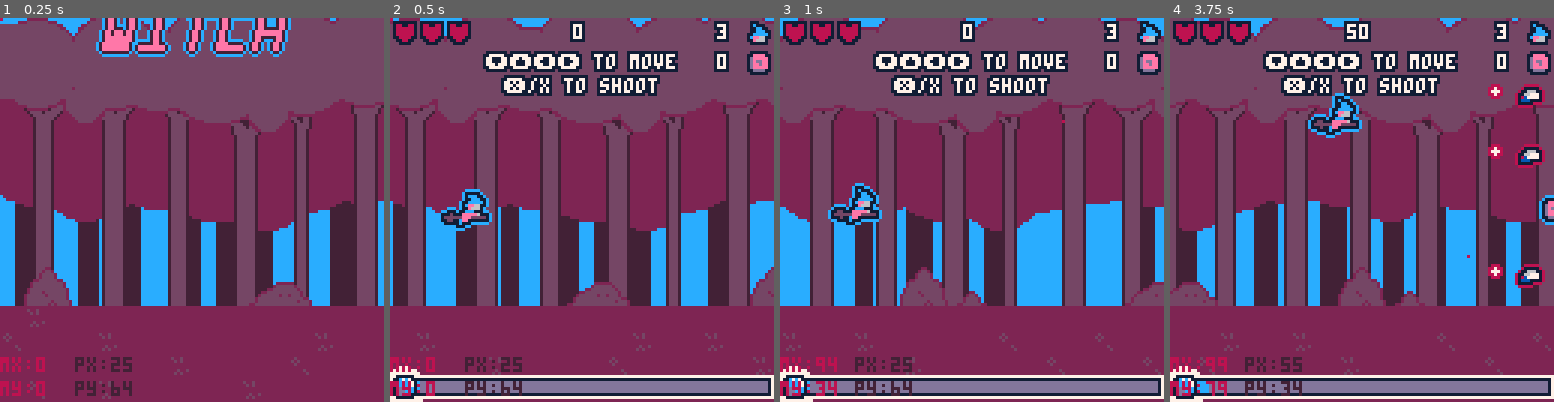
Above: before the commit, frames 1-4 (left to right).
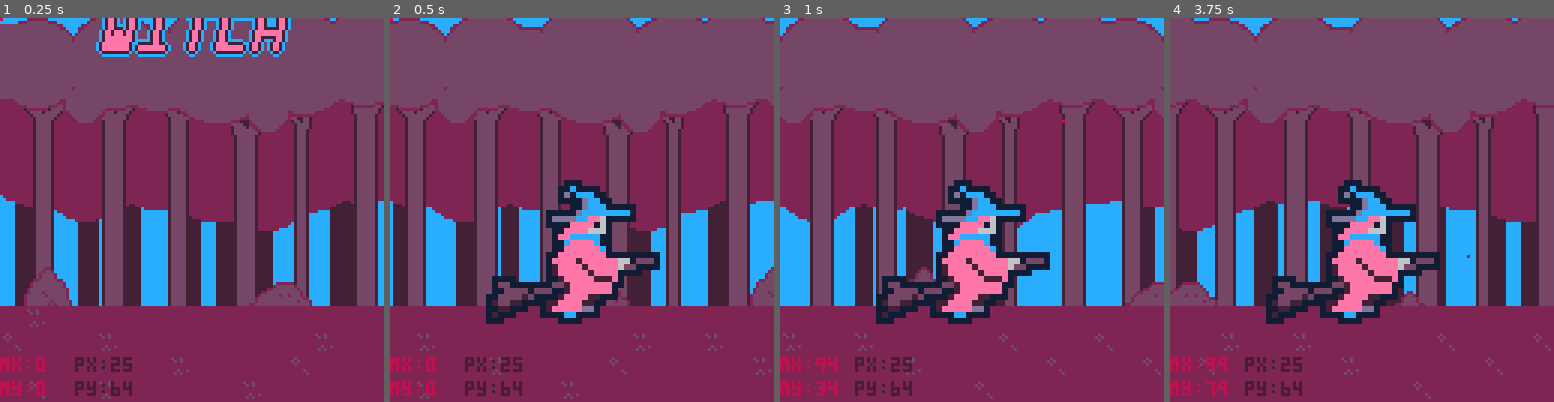
Above: after the commit, the same moments.

Repository: roseblack02/pico8-witch_blaster
Game: PICO-8 cartridge witch_blaster.p8
Two runs of this game, one before a commit and one after it. Both use one fixed random seed, a clock stepped at 60 frames per second and the inputs below.
Inputs (mouse positions are in pixels of both pictures, inside the frame that each line leads up to):
- Up to frame 1 (0.25 s): no input
- Up to frame 2 (0.5 s): tap X (X key) at 0.33 s
- Up to frame 3 (1 s): click (1060, 121) at 0.67 s; tap O (Z key) at 0.7 s
- Up to frame 4 (3.75 s): tap X (X key) at 1.07, 1.85, 2.97 s; click (1216, 267) at 1.22 s; hold Right 1.6-2.1 s; tap O (Z key) every 0.4 s from 1.7 to 3.7 s; click (1277, 114) at 1.77 s; hold Up 2.15-2.42 s; click (1342, 259) at 2.32 s; hold Right 2.47-3.03 s; click (1404, 106) at 2.87 s; hold Left 3.08-3.58 s; click (1465, 256) at 3.42 s; hold Down from 3.63 s (still down)

Frame 1 is identical in both runs. In frame 2, 21% of the frame differs, in the area x 0-100%, y 0-100%; in frame 3, 21%; in frame 4, 23%.

Commit message:
workin on intro animation

Diff:
--- a/witch_blaster.p8
+++ b/witch_blaster.p8
@@ -35,6 +35,9 @@
 	option=1
 	menu_colour={7,7,7}
 	text_flash=7
+
+	--intro
+	intro_x,intro_y=32,54
 
 	--game
 	map_x,front_tree_x,back_tree_x=0,0,0
@@ -230,6 +233,8 @@
 function _update60()
 	if state=="menu" then
 		update_menu()
+	elseif state=="intro" then
+		update_intro()
 	elseif state=="game" then
 		update_game()
 	elseif state=="shop" then
@@ -250,6 +255,8 @@
 function _draw()
 	if state=="menu" then
 		draw_menu()
+	elseif state=="intro" then
+		draw_intro()
 	elseif state=="game" then
 		draw_game()
 	elseif state=="shop" then
@@ -277,7 +284,7 @@
 	if(btnp(3)) option+=1
 	option=mid(1,option,3)
 
-	if (option==1 and btnp(5)) state="game"
+	if (option==1 and btnp(5)) state="intro"
 
 	if option==2 then
 		if btnp(1) or btnp(0) then
@@ -305,10 +312,7 @@
 function draw_menu()
 	cls(12)
 	--background
-	back_trees(back_tree_x)
-	front_trees(front_tree_x)
-	rectfill(0,96,128,128,3)
-	map(map_x,0)
+	static_background()
 
 	--title text
 	outlined_sprites(128,12,32,witch_y,9,2)
@@ -327,9 +331,30 @@
 	end
 end
 
---prep next level
-function start_game()
-
+function update_intro()
+	--scroll background
+	map_x+=map_speed
+	if (map_x>60) map_x=0
+	back_tree_x-=back_speed
+	if (back_tree_x<-127) back_tree_x=0
+	front_tree_x-=front_speed
+	if (front_tree_x<-127) front_tree_x=0
+
+	--bob character
+
+end
+
+function draw_intro()
+	cls(12)
+	--background trees
+	back_trees(back_tree_x)
+	back_trees(back_tree_x+127)
+	front_trees(front_tree_x)
+	front_trees(front_tree_x+127)
+	rectfill(0,96,128,128,3)
+	map(map_x,0)
+
+	sspr(72,32,29,24,intro_x,intro_y,58,48)
 end
 
 function update_game()
@@ -518,10 +543,7 @@
 function draw_shop()
 	cls(12)
 	--background
-	back_trees(back_tree_x)
-	front_trees(front_tree_x)
-	rectfill(0,96,128,128,3)
-	map(map_x,0)
+	static_background()
 
 	--blahaj
 	sspr(40,32,24,32,64,24,48,64)
@@ -1268,6 +1290,13 @@
 	circfill(89+x,31+y,7+width,colour)
 	circfill(101+x,15+y,17+width,colour)
 	circfill(121+x,13+y,16+width,colour)
+end
+
+function static_background()
+	back_trees(back_tree_x)
+	front_trees(front_tree_x)
+	rectfill(0,96,128,128,3)
+	map(map_x,0)
 end
 __gfx__
 00000000000000001110000000000000000000000000000077700000000000000000000000000000011111000000000000000000111100000000000000000000
